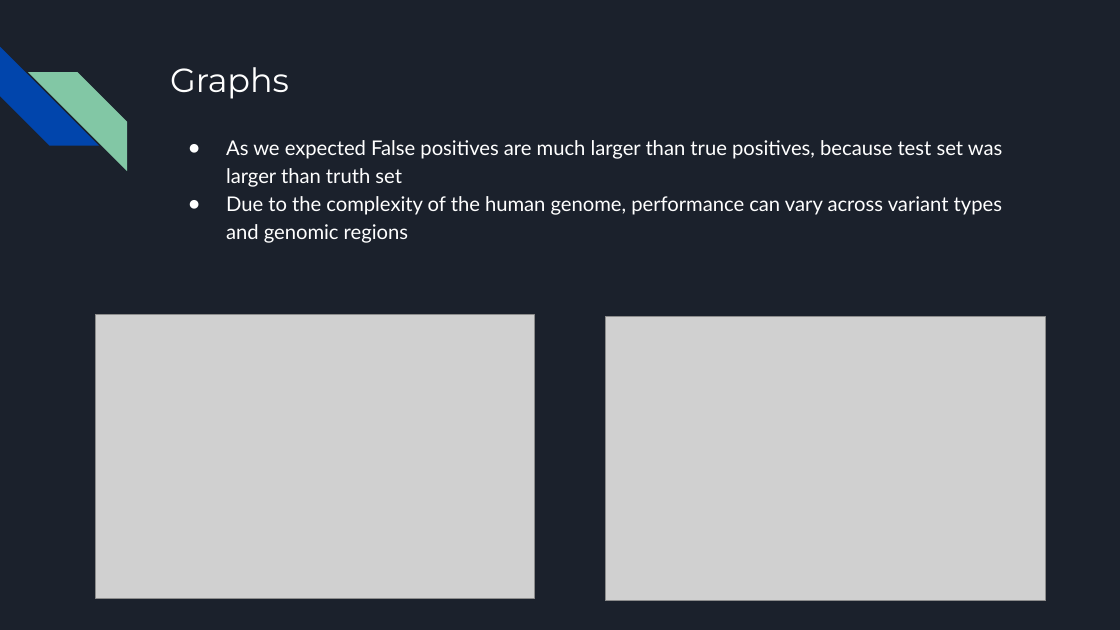
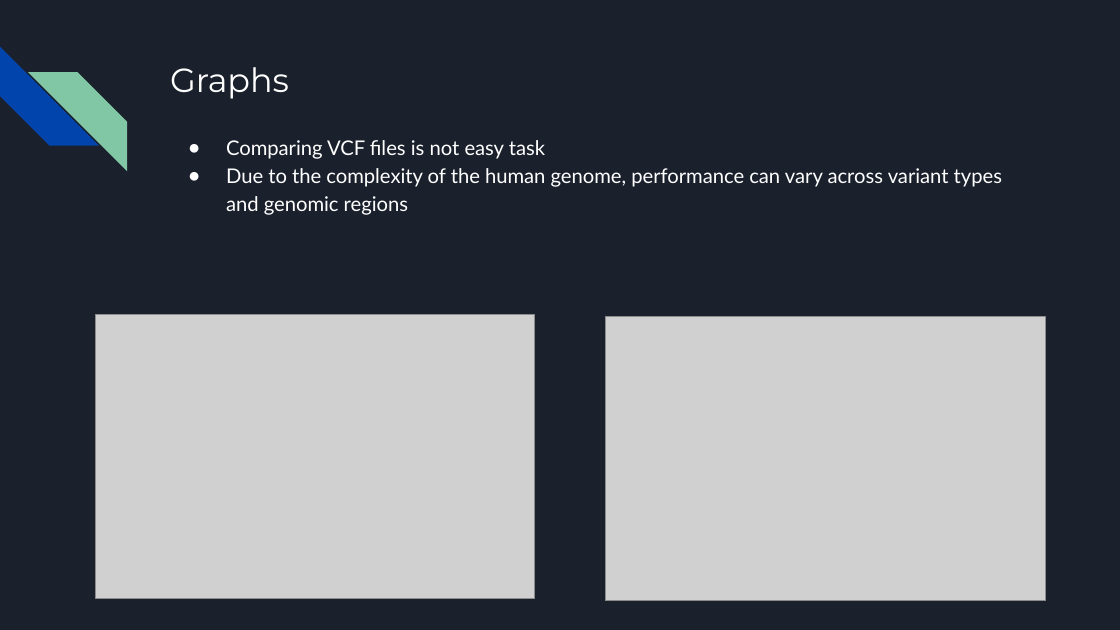
Before and after one commit to github-storage/Genome_Informatics_project, a slide deck: slide 9 of VCF comparasion.pptx (slide 10 before the commit). Drawn at 1120x630 pixels with LibreOffice and Linux fonts; fonts in the diff are those of the drawing; grey boxes stand for pictures. Boxes give left, top, right and bottom in pixels: in the first picture for what was removed or moved away, otherwise in the second. Text is boxed around its words. In the diff, an @@ line names an element or a change of style, - is before the commit and + after.

```diff
--- a/VCF comparasion.pptx
+++ b/VCF comparasion.pptx
@@ text at box(226, 140, 545, 159): text changed @@
-● As we expected False positives are much larger than true positives, because test set was larger than truth set
+● Comparing VCF files is not easy task
```
Also in this commit, not shown: 2 other slides changed, 1 slide added, 1 slide removed.
